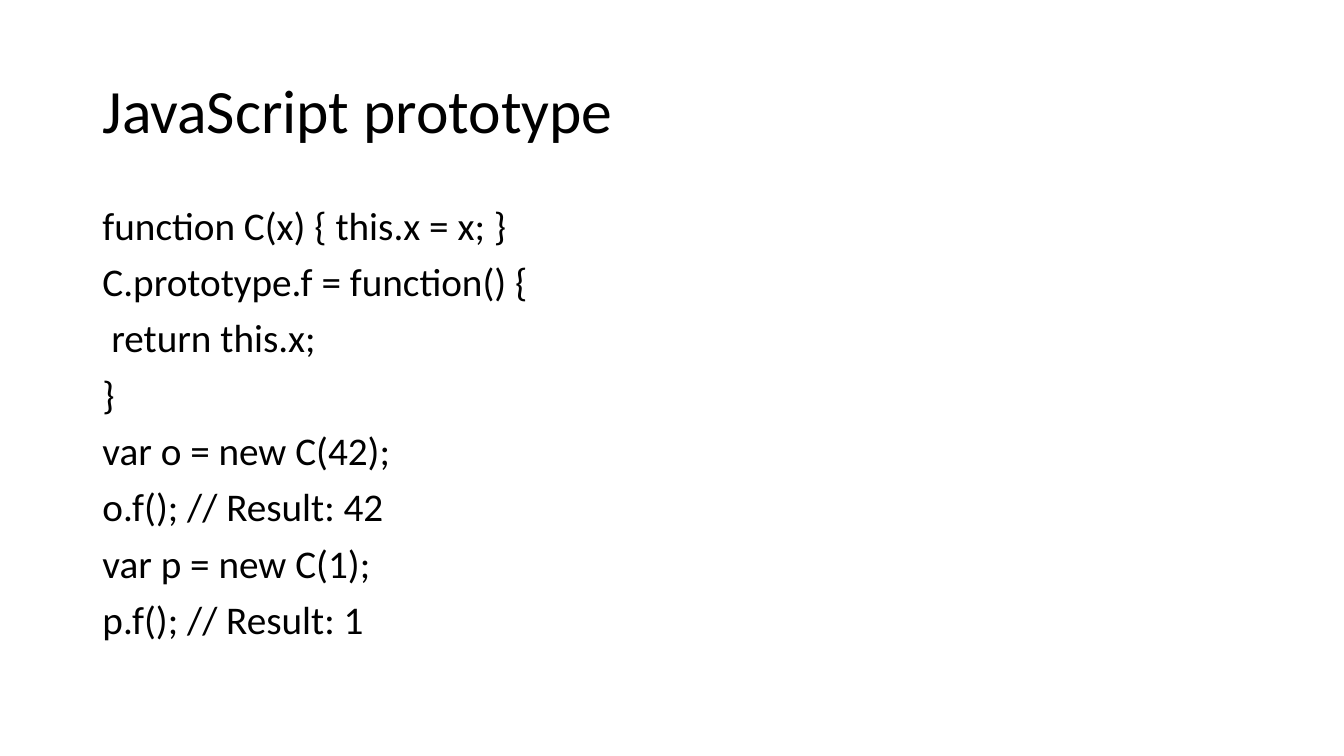
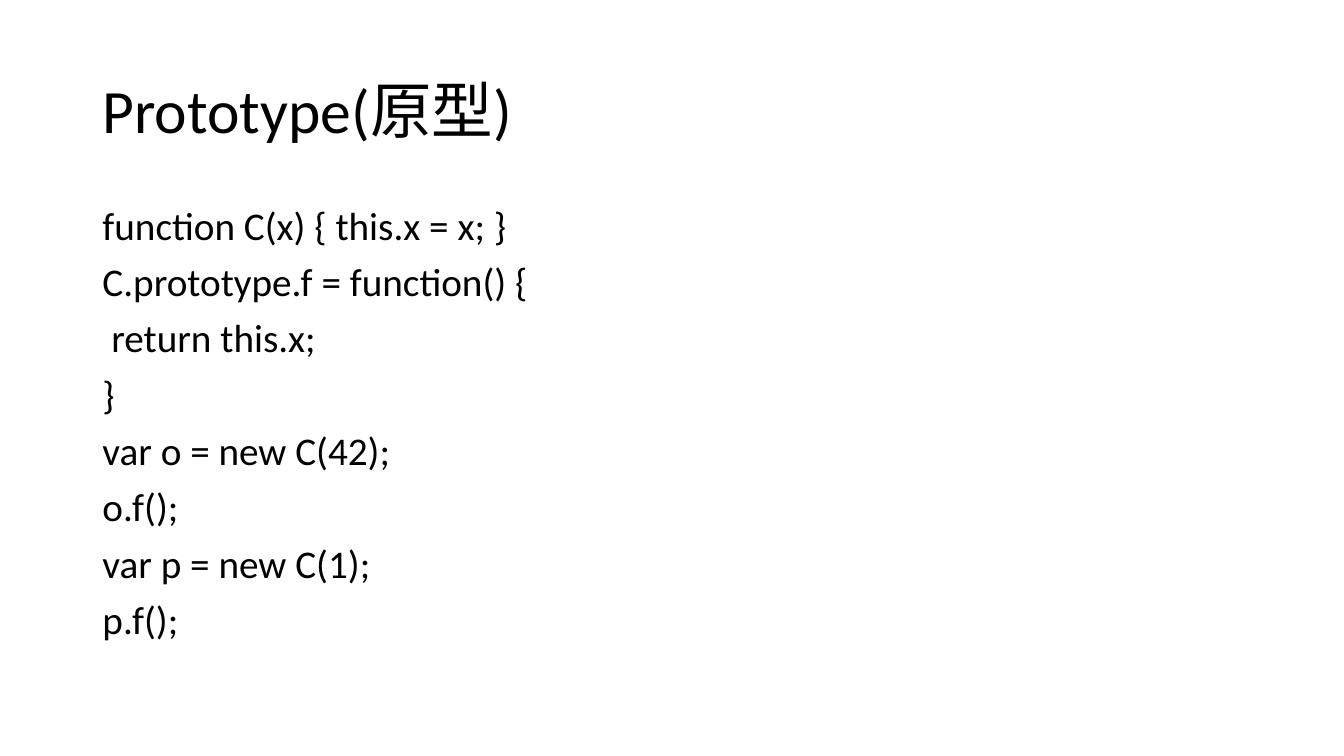
Before and after one commit to logan2013/java8, a slide deck: slide 24 of JavaScript.pptx (slide 10 before the commit). Drawn at 1344x756 pixels with LibreOffice and Linux fonts; fonts in the diff are those of the drawing. Boxes give left, top, right and bottom in pixels: in the first picture for what was removed or moved away, otherwise in the second. Text is boxed around its words. In the diff, an @@ line names an element or a change of style, - is before the commit and + after.

Commit message:
JavaScript

```diff
--- a/JavaScript.pptx
+++ b/JavaScript.pptx
@@ title at bbox=[102, 82, 512, 143]: text changed @@
-JavaScript prototype
+Prototype(原型)
@@ text at bbox=[102, 492, 178, 527]: text changed @@
-o.f(); // Result: 42
+o.f();
@@ text at bbox=[102, 605, 178, 641]: text changed @@
-p.f(); // Result: 1
+p.f();
```
Also in this commit, not shown: 21 other slides changed, 22 slides added, 7 slides removed.
